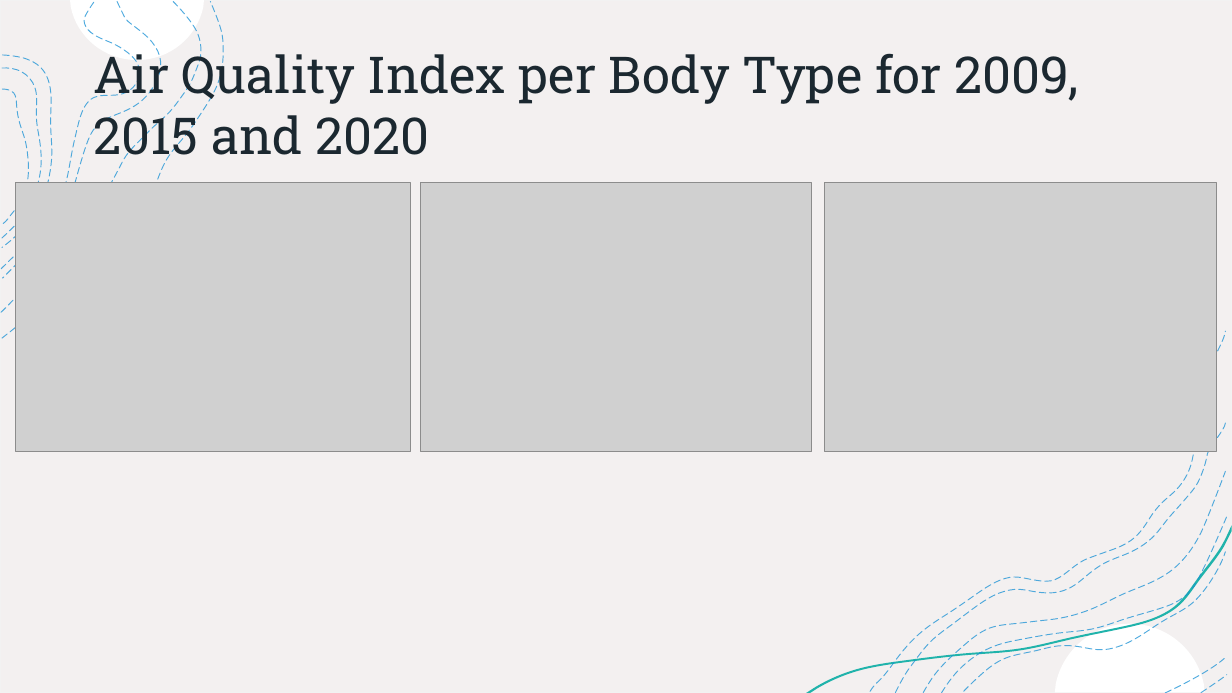
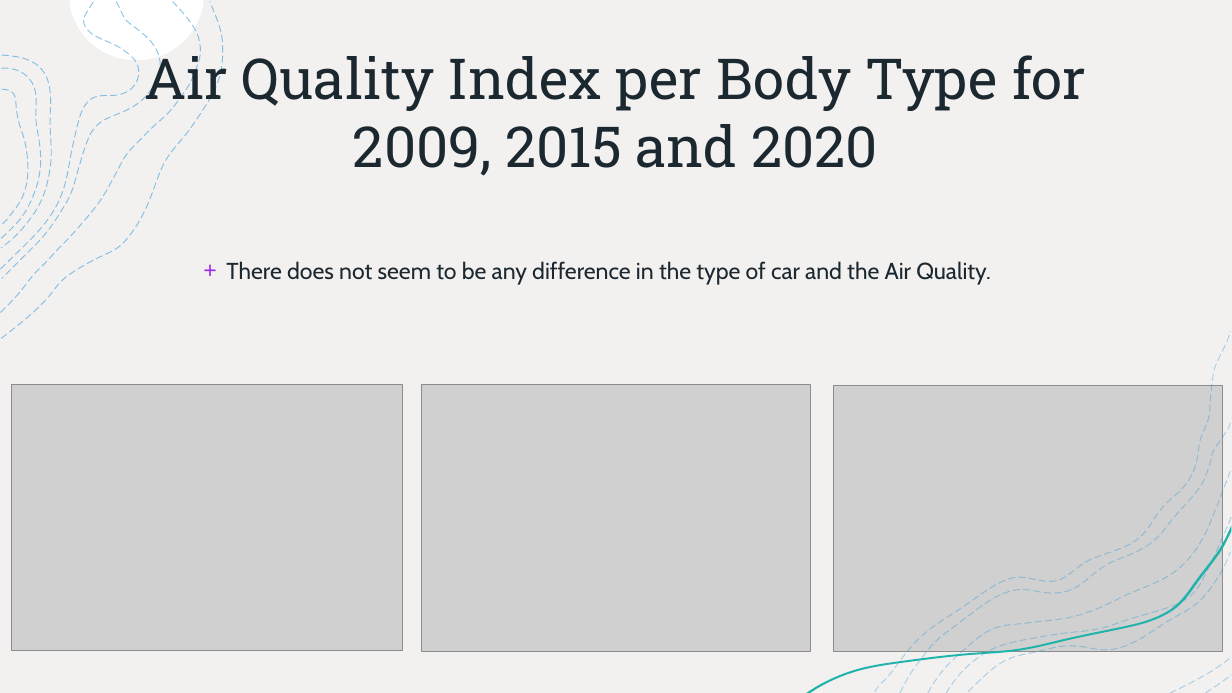
Before and after one commit to paloni-dotcom/Se7en, a slide deck: slide 11 of Presentation/AQI_Presentation.pptx. Drawn at 1232x693 pixels with LibreOffice and Linux fonts; fonts in the diff are those of the drawing; grey boxes stand for pictures. Boxes give left, top, right and bottom in pixels: in the first picture for what was removed or moved away, otherwise in the second. Text is boxed around its words. In the diff, an @@ line names an element or a change of style, - is before the commit and + after.

```diff
--- a/Presentation/AQI_Presentation.pptx
+++ b/Presentation/AQI_Presentation.pptx
@@ rectangle removed at (x1=0, y1=0, x2=1232, y2=693) @@
@@ rectangle added at (x1=0, y1=0, x2=1232, y2=693), fill #FFFFFF, outline #F2F2F2 1 pt @@
@@ rectangle added at (x1=0, y1=0, x2=1232, y2=693), fill #F3F0F0 @@
@@ title "Air Quality Index per Body ..." moved from (x1=94, y1=47, x2=1079, y2=166) to (x1=144, y1=48, x2=1086, y2=176) @@
@@ title "Air Quality Index per Body ..." at (x1=144, y1=48, x2=1086, y2=176): size 39.6 to 44 pt; alignment left to centre; vertical alignment middle to bottom @@
@@ group removed at (x1=2, y1=2, x2=224, y2=338): 4 freeform shapes @@
@@ group added at (x1=1, y1=0, x2=224, y2=338): 8 freeform shapes @@
@@ text added at (x1=226, y1=261, x2=991, y2=285), 18 pt, text #1B2830 @@
++ There does not seem to be any difference in the type of car and the Air Quality.
@@ freeform shape removed at (x1=871, y1=331, x2=1226, y2=691) @@
@@ picture moved from (x1=16, y1=183, x2=410, y2=452) to (x1=11, y1=384, x2=403, y2=651) @@
@@ picture moved from (x1=421, y1=183, x2=812, y2=452) to (x1=421, y1=385, x2=811, y2=652) @@
@@ picture moved from (x1=824, y1=183, x2=1216, y2=452) to (x1=834, y1=385, x2=1223, y2=652) @@
@@ group added at (x1=806, y1=332, x2=1232, y2=693): 8 freeform shapes @@
@@ freeform shape removed at (x1=964, y1=552, x2=1226, y2=691) @@
```
Also in this commit, not shown: 8 other slides changed, 1 slide added, 2 other files.
